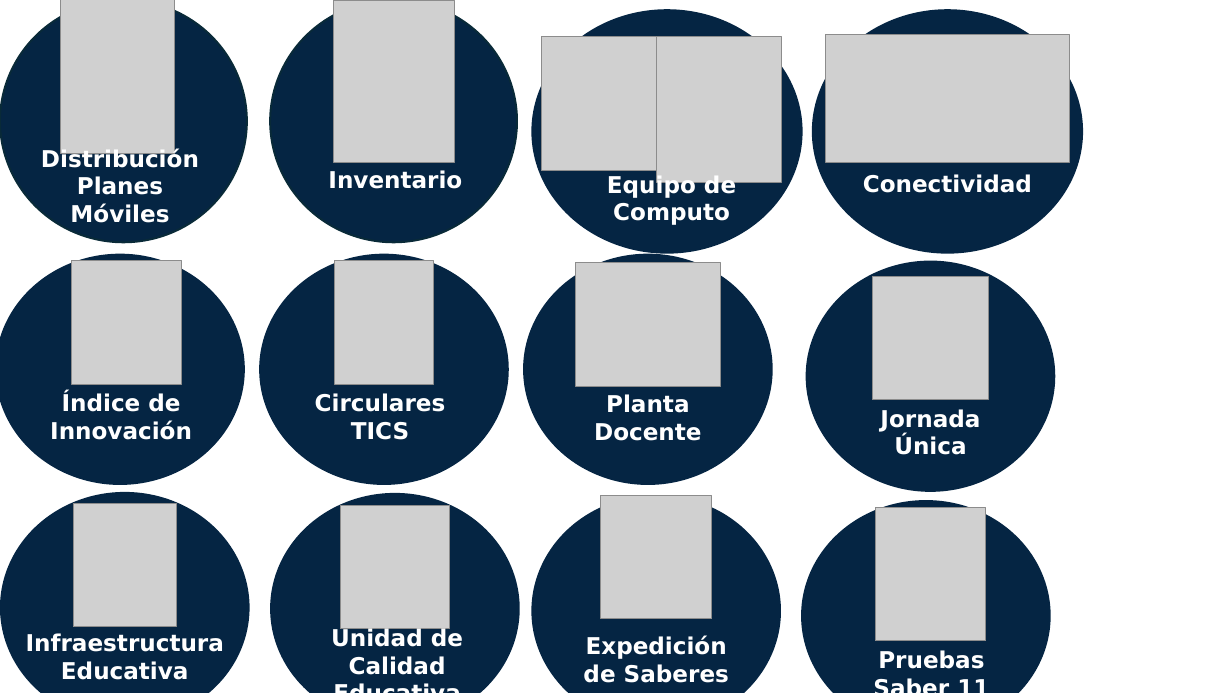
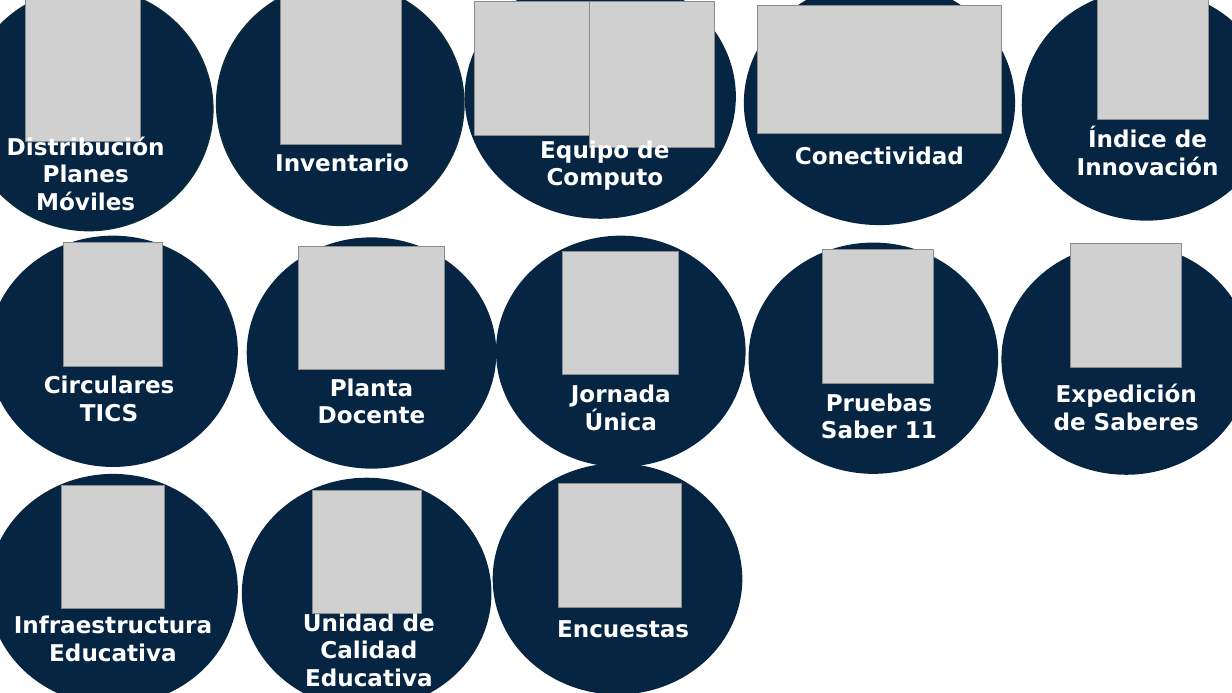
Before and after one commit to gmartinez-code/Im-genes-DAshboard-de-Inicio, a slide deck: slide 3 of IMAGENES/ICONOS PLANEAMIENTO.pptx. Drawn at 1232x693 pixels with LibreOffice and Linux fonts; fonts in the diff are those of the drawing; grey boxes stand for pictures. Boxes give left, top, right and bottom in pixels: in the first picture for what was removed or moved away, otherwise in the second. Text is boxed around its words. In the diff, an @@ line names an element or a change of style, - is before the commit and + after.

```diff
--- a/IMAGENES/ICONOS PLANEAMIENTO.pptx
+++ b/IMAGENES/ICONOS PLANEAMIENTO.pptx
@@ 1 picture, 1 text, 1 ellipse: place and size @@
-1 picture, 1 text, 1 ellipse at bbox=[0, 0, 247, 242]
+1 picture, 1 text, 1 ellipse at bbox=[0, 0, 213, 230]
@@ 1 picture, 1 text, 1 ellipse: place and size @@
-1 picture, 1 text, 1 ellipse at bbox=[270, 0, 517, 242]
+1 picture, 1 text, 1 ellipse at bbox=[217, 0, 464, 225]
@@ 2 pictures, 1 text, 1 ellipse: place and size @@
-2 pictures, 1 text, 1 ellipse at bbox=[531, 9, 803, 254]
+2 pictures, 1 text, 1 ellipse at bbox=[465, 0, 737, 219]
@@ 1 picture, 1 text, 1 ellipse: place and size @@
-1 picture, 1 text, 1 ellipse at bbox=[812, 9, 1084, 254]
+1 picture, 1 text, 1 ellipse at bbox=[744, 0, 1016, 226]
@@ 1 picture, 1 text, 1 ellipse: place and size @@
-1 picture, 1 text, 1 ellipse at bbox=[0, 254, 245, 485]
+1 picture, 1 text, 1 ellipse at bbox=[1022, 0, 1232, 221]
@@ 1 picture, 1 text, 1 ellipse: place and size @@
-1 picture, 1 text, 1 ellipse at bbox=[260, 254, 509, 485]
+1 picture, 1 text, 1 ellipse at bbox=[0, 236, 238, 467]
@@ 1 picture, 1 text, 1 ellipse: place and size @@
-1 picture, 1 text, 1 ellipse at bbox=[523, 254, 773, 485]
+1 picture, 1 text, 1 ellipse at bbox=[247, 238, 496, 469]
@@ 1 picture, 1 text, 1 ellipse: place and size @@
-1 picture, 1 text, 1 ellipse at bbox=[806, 261, 1055, 492]
+1 picture, 1 text, 1 ellipse at bbox=[496, 236, 746, 467]
@@ ellipse: place and size @@
-ellipse at bbox=[801, 500, 1051, 693]
+ellipse at bbox=[749, 243, 998, 474]
@@ picture: place and size @@
-picture at bbox=[875, 507, 986, 641]
+picture at bbox=[823, 250, 933, 384]
@@ 1 picture, 1 text, 1 ellipse: place and size @@
-1 picture, 1 text, 1 ellipse at bbox=[531, 495, 781, 693]
+1 picture, 1 text, 1 ellipse at bbox=[1002, 244, 1232, 475]
@@ text "Pruebas Saber 11" rewrapped from bbox=[878, 650, 984, 669] to bbox=[821, 393, 937, 439] @@
@@ 1 picture, 1 text, 1 ellipse: place and size @@
-1 picture, 1 text, 1 ellipse at bbox=[0, 492, 250, 693]
+1 picture, 1 text, 1 ellipse at bbox=[0, 474, 238, 693]
@@ 1 picture, 1 text, 1 ellipse: place and size @@
-1 picture, 1 text, 1 ellipse at bbox=[270, 493, 519, 693]
+1 picture, 1 text, 1 ellipse at bbox=[242, 478, 492, 693]
@@ ellipse added at bbox=[493, 463, 742, 693], fill #052543 @@
@@ picture added at bbox=[559, 484, 682, 607] @@
@@ text added at bbox=[557, 620, 689, 638], 18 pt, text #FFFFFF, bold @@
+Encuestas
```
Also in this commit, not shown: 1 other file.
